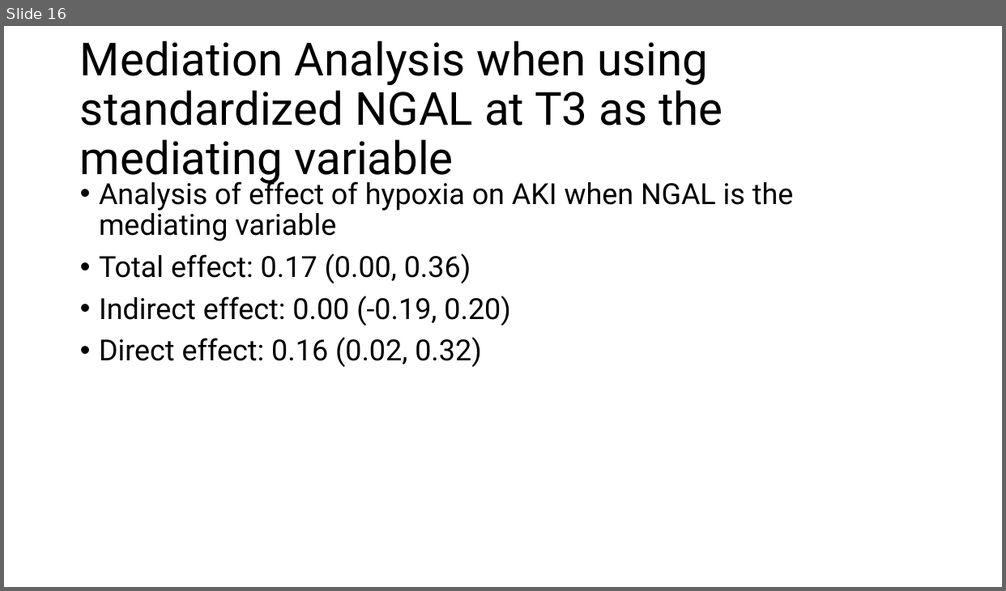
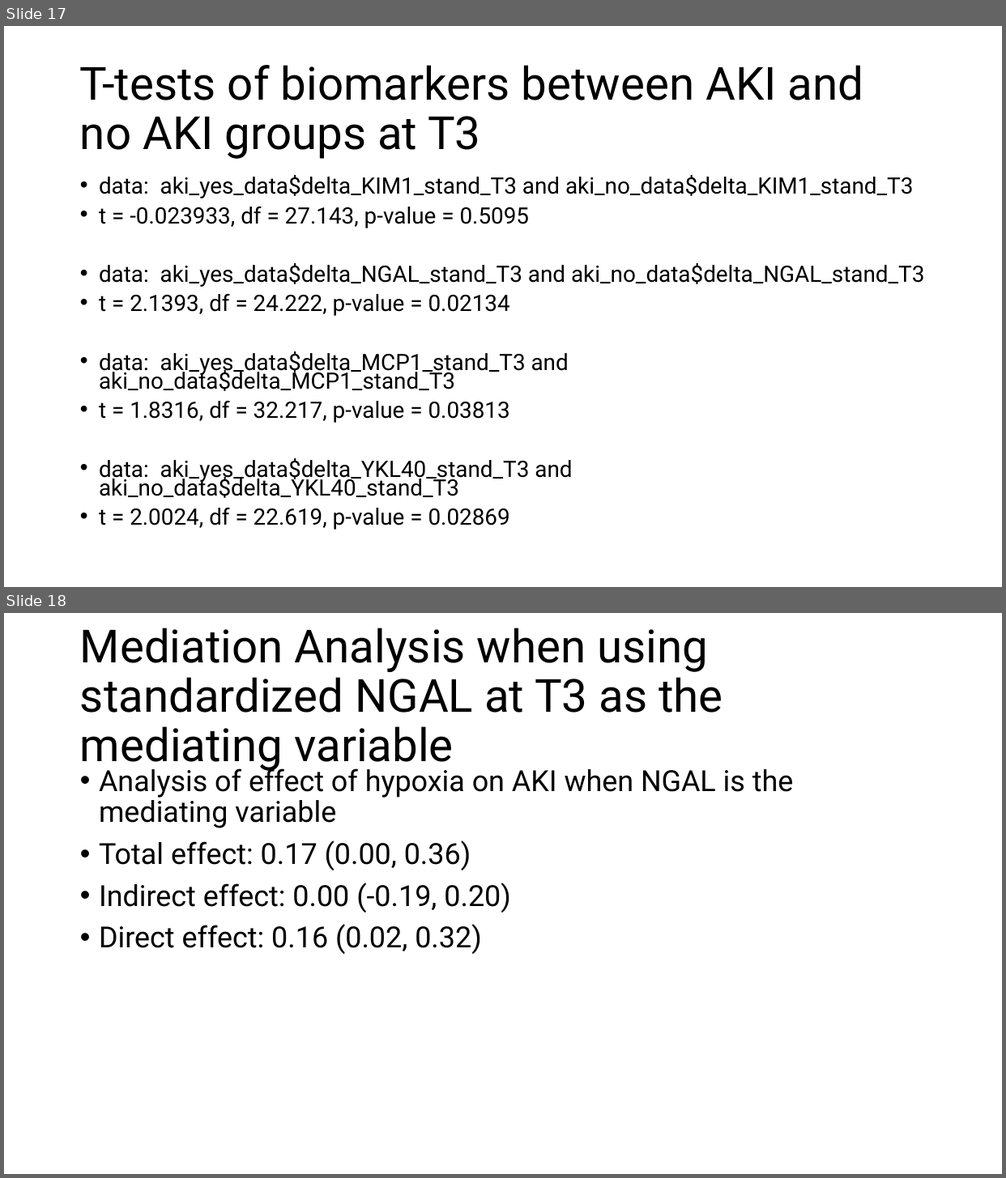
Before and after one commit to jacobmchen/imputation_pipeline, a slide deck: exploratory_analysis/plots/compare_plots.pptx. Shown one above the other, each under a label of ours: slide 16 before the commit, slides 17 and 18 after it. The pictures are 1006x591 and 1006x1178 pixels, drawn with LibreOffice and Linux fonts; fonts in the diff are those of the drawing. Boxes give left, top, right and bottom in pixels: in the first picture for what was removed or moved away, otherwise in the second. Text is boxed around its words. In the diff, an @@ line names an element or a change of style, - is before the commit and + after.

```diff
--- a/exploratory_analysis/plots/compare_plots.pptx
+++ b/exploratory_analysis/plots/compare_plots.pptx
@@ slide 17 added at (x1=4, y1=26, x2=1002, y2=587), background #FFFFFF @@
@@ title added at (x1=80, y1=65, x2=864, y2=159), 44 pt, text #000000 @@
+T-tests of biomarkers between AKI and no AKI groups at T3
@@ text added at (x1=99, y1=175, x2=924, y2=530), 21.7 pt, text #000000 @@
+• data: aki_yes_data$delta_KIM1_stand_T3 and aki_no_data$delta_KIM1_stand_T3
+• t = -0.023933, df = 27.143, p-value = 0.5095
+• data: aki_yes_data$delta_NGAL_stand_T3 and aki_no_data$delta_NGAL_stand_T3
+• t = 2.1393, df = 24.222, p-value = 0.02134
+• data: aki_yes_data$delta_MCP1_stand_T3 and aki_no_data$delta_MCP1_stand_T3
+• t = 1.8316, df = 32.217, p-value = 0.03813
+• data: aki_yes_data$delta_YKL40_stand_T3 and aki_no_data$delta_YKL40_stand_T3
+• t = 2.0024, df = 22.619, p-value = 0.02869
@@ what was slide 16 is now slide 18 @@
```
Also in this commit, not shown: 9 other slides added.
